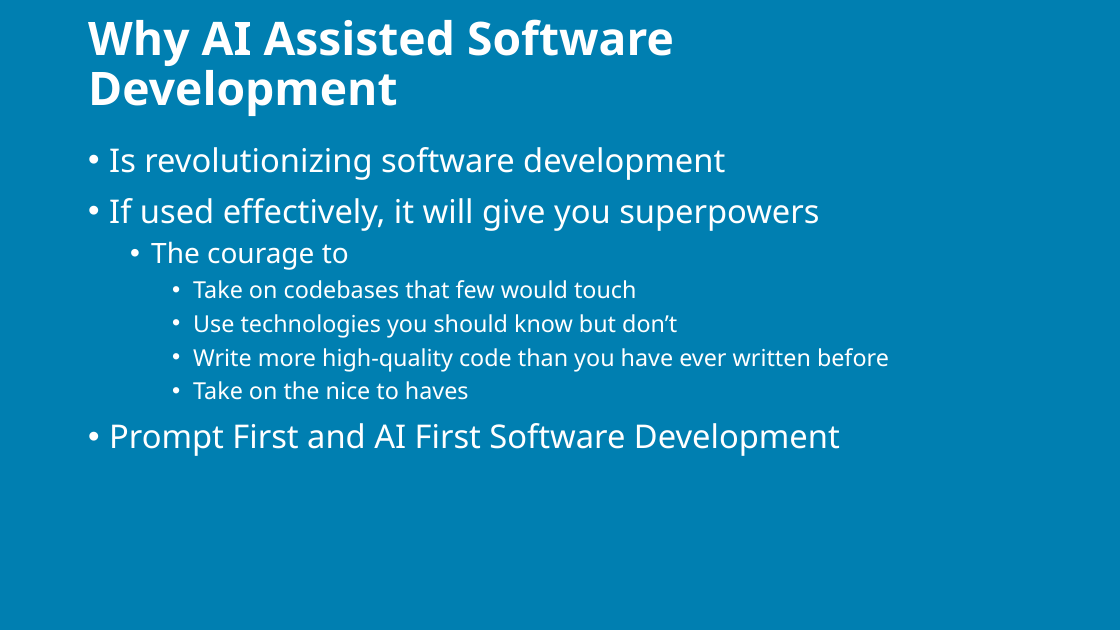
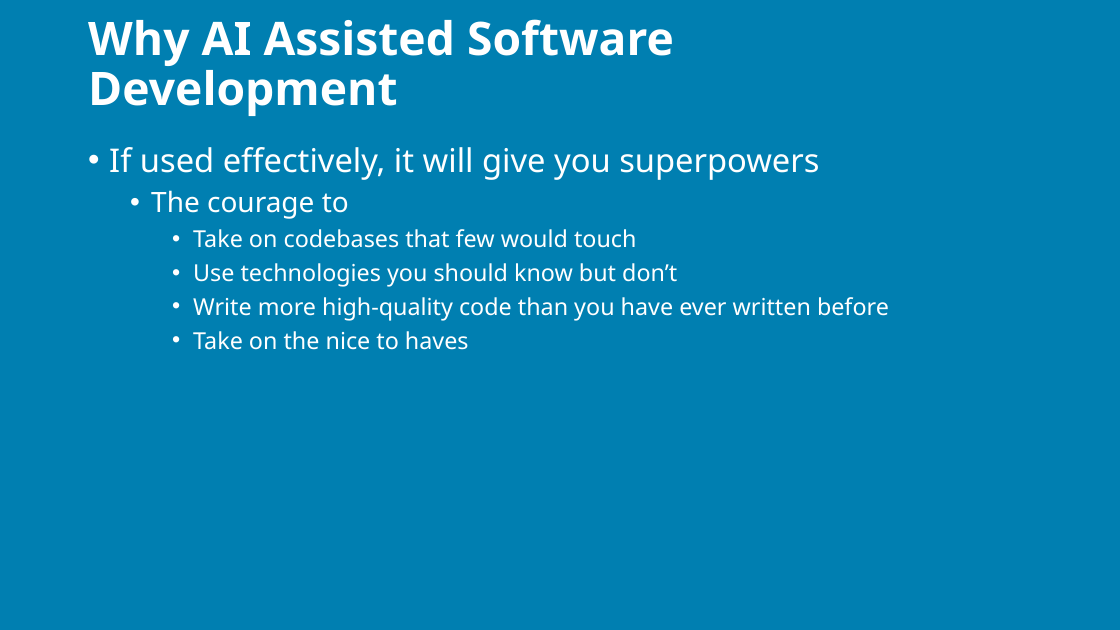
Before and after one commit to j0hnnymiller/AI-Assisted-Software-Development, a slide deck: slide 9 of Slides/AIASD-Fundementals-slides.pptx (slide 7 before the commit). Drawn at 1120x630 pixels with LibreOffice and Linux fonts; fonts in the diff are those of the drawing; background and template pictures are left out. Boxes give left, top, right and bottom in pixels: in the first picture for what was removed or moved away, otherwise in the second. Text is boxed around its words. In the diff, an @@ line names an element or a change of style, - is before the commit and + after.

```diff
--- a/Slides/AIASD-Fundementals-slides.pptx
+++ b/Slides/AIASD-Fundementals-slides.pptx
@@ text at box(109, 147, 725, 180): paragraph removed @@
-• Is revolutionizing software development
@@ text at box(109, 423, 840, 456): paragraph removed @@
-• Prompt First and AI First Software Development
```
Also in this commit, not shown: 34 other slides changed, 7 slides added, 1 other file.
